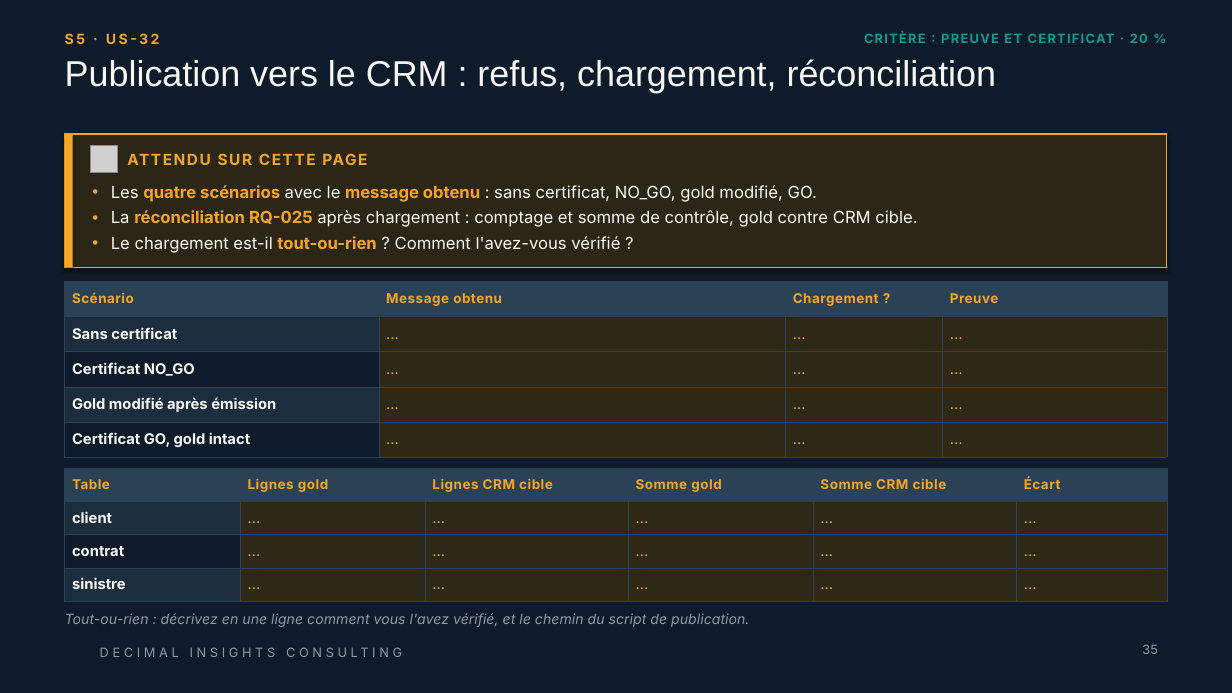
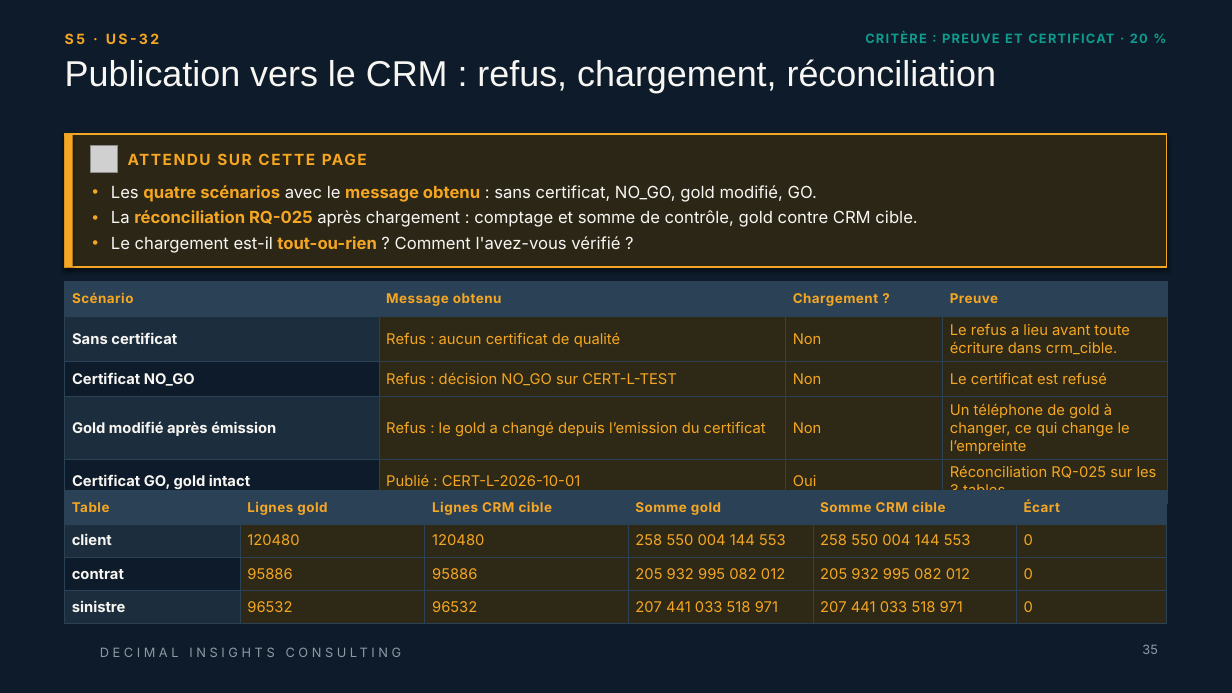
Before and after one commit to 0TRDavid/td-qualite-g00, a slide deck: slide 35 of livrables/Livrable_Groupe_TD_AssurConnect.pptx. Drawn at 1232x693 pixels with LibreOffice and Linux fonts; fonts in the diff are those of the drawing; grey boxes stand for pictures; background and template pictures are left out. Boxes give left, top, right and bottom in pixels: in the first picture for what was removed or moved away, otherwise in the second. Text is boxed around its words. In the diff, an @@ line names an element or a change of style, - is before the commit and + after.

```diff
--- a/livrables/Livrable_Groupe_TD_AssurConnect.pptx
+++ b/livrables/Livrable_Groupe_TD_AssurConnect.pptx
@@ text "S5 · US-32" at (65, 33, 159, 44): letter spacing 1.9 to 1.8 pt @@
@@ table at (65, 282, 1167, 494) @@
-row 2: Sans certificat | … | … | …
+row 2: Sans certificat | Refus : aucun certificat de qualité | Non | Le refus a lieu avant toute écriture dans crm_cible.
-row 3: Certificat NO_GO | … | … | …
+row 3: Certificat NO_GO | Refus : décision NO_GO sur CERT-L-TEST | Non | Le certificat est refusé
-row 4: Gold modifié après émission | … | … | …
+row 4: Gold modifié après émission | Refus : le gold a changé depuis l’emission du certificat | Non | Un téléphone de gold à changer, ce qui change le l’empreinte
-row 5: Certificat GO, gold intact | … | … | …
+row 5: Certificat GO, gold intact | Publié : CERT-L-2026-10-01 | Oui | Réconciliation RQ-025 sur les 3 tables.
@@ table at (65, 491, 1167, 624) @@
-row 2: client | … | … | … | … | …
+row 2: client | 120480 | 120480 | 258 550 004 144 553 | 258 550 004 144 553 | 0
-row 3: contrat | … | … | … | … | …
+row 3: contrat | 95886 | 95886 | 205 932 995 082 012 | 205 932 995 082 012 | 0
-row 4: sinistre | … | … | … | … | …
+row 4: sinistre | 96532 | 96532 | 207 441 033 518 971 | 207 441 033 518 971 | 0
@@ table: place and size @@
-table at (65, 469, 1167, 602)
+table at (65, 491, 1167, 624)
@@ text removed at (65, 613, 749, 627) @@
-Tout-ou-rien : décrivez en une ligne comment vous l'avez vérifié, et le chemin du script de publication.
```
Also in this commit, not shown: 39 other slides changed.
